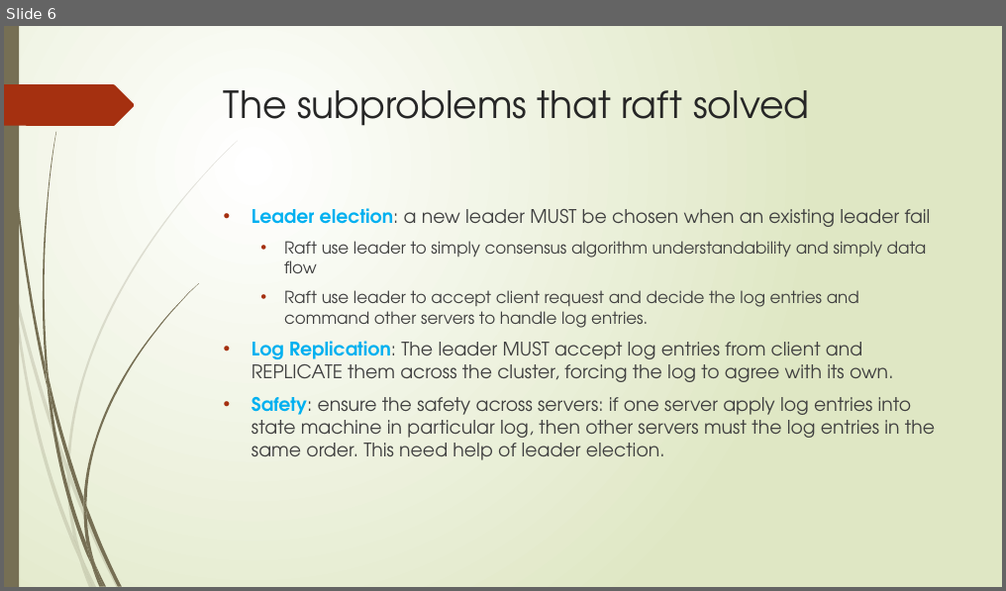
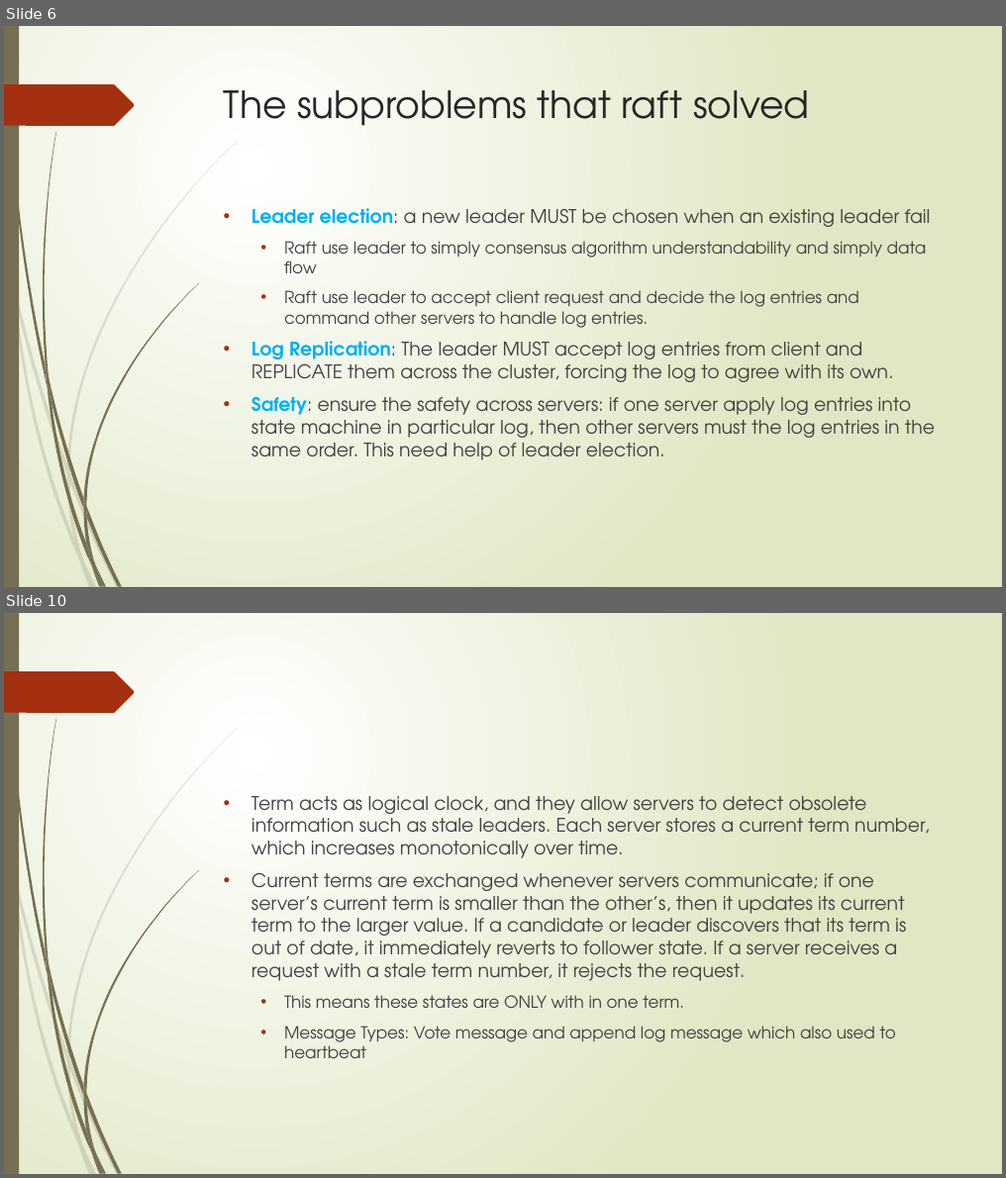
Before and after one commit to DangZhonghua/CodingPractice, a slide deck: Consensus Study/Raft Study.pptx. Shown one above the other, each under a label of ours: slide 6 before the commit, slides 6 and 10 after it; the slides between them are not shown. The pictures are 1006x591 and 1006x1178 pixels, drawn with LibreOffice and Linux fonts; fonts in the diff are those of the drawing. Boxes give left, top, right and bottom in pixels: in the first picture for what was removed or moved away, otherwise in the second. Text is boxed around its words. In the diff, an @@ line names an element or a change of style, - is before the commit and + after.

```diff
--- a/Consensus Study/Raft Study.pptx
+++ b/Consensus Study/Raft Study.pptx
@@ slide 10 added at (4, 613, 1002, 1174), background gradient #FFFFFF to #DFE8C4; not listed: 24 template elements that a slide beside it also shows @@
@@ text added at (252, 796, 930, 1059), 18 pt, text #404040 @@
+• Term acts as logical clock, and they allow servers to detect obsolete information such as stale leaders. Each server stores a current term number, which increases monotonically over time.
+• Current terms are exchanged whenever servers communicate; if one server’s current term is smaller than the other’s, then it updates its current term to the larger value. If a candidate or leader discovers that its term is out of date, it immediately reverts to follower state. If a server receives a request with a stale term number, it rejects the request.
+  • This means these states are ONLY with in one term.
+  • Message Types: Vote message and append log message which also used to heartbeat
```
Also in this commit, not shown: 1 slide changed, 5 other slides added.
